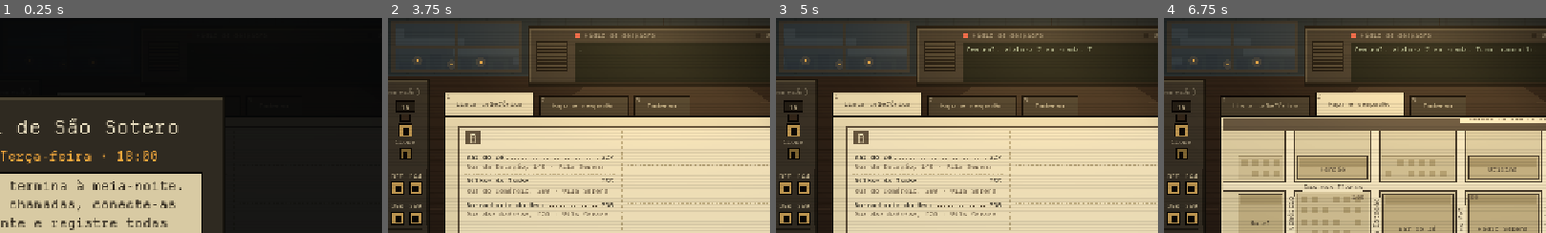
Above: before the commit, frames 1-4 (left to right).
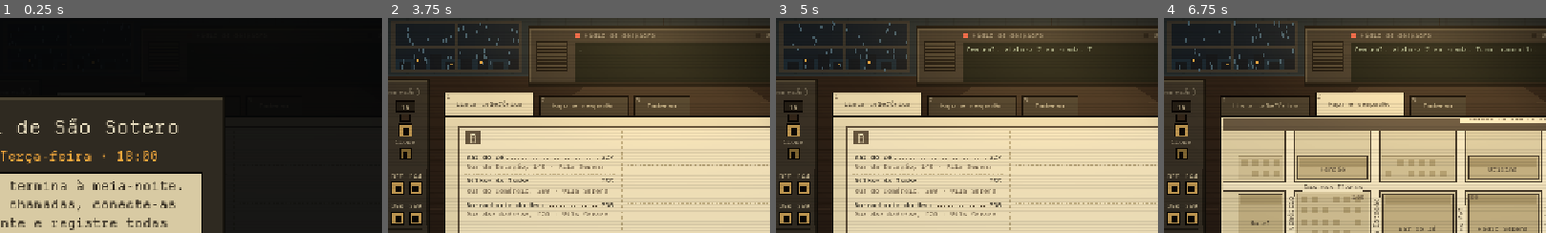
Above: after the commit, the same moments.

Repository: MendelDdS/Project-Switchboard
Game: Godot game, scene res://scenes/main.tscn
Same seed, same stepped clock (60 frames per second), same inputs: the game is played once before the commit and once after it.
Inputs (mouse positions are % of the whole screen's width and height, from its top left):
- Up to frame 1 (0.25 s): no input
- Up to frame 2 (3.75 s): click "Lista telefônica" at 0.5 s; click "Mapa e despacho" at 1.25 s; click "Virar ▶" at 2 s; click "Caderno" at 2.75 s; click "Começar turno" at 3.5 s
- Up to frame 3 (5 s): tap Enter at 4.25 s; drag from (25, 37) to (60, 28) at 4.27 s
- Up to frame 4 (6.75 s): drag from (74, 58) to (45, 70) at 5.02 s; move the mouse to (60, 28) at 5.77 s; hold X (hang_up) 5.78-6.5 s; tap 2 (tab_dispatch) at 5.85 s; click "Abrir ficha" at 6.5 s
The pictures show only the part of the screen within x 42-92%, y 0-50%; the shares and areas given below are measured in that part.

The runs differ from the first frame. In frame 2, 2.9% of the frame differs, in the area x 2-35%, y 2-24%; in frame 3, 2.9%; in frame 4, 3.0%, in the area x 2-35%, y 1-25%.

Commit message:
fix(#0000): make some improvements

Diff:
--- a/scripts/sfx.gd
+++ b/scripts/sfx.gd
@@ -64,6 +64,7 @@
 const VMAP := {"a": "a", "á": "a", "à": "a", "â": "a", "ã": "a", "e": "e", "é": "e", "ê": "e", "i": "i", "í": "i", "o": "o", "ó": "o", "ô": "o", "õ": "o", "u": "u", "ú": "u"}
 
 var streams: Dictionary = {}
+var vol := VOL.duplicate()   ## o volume em uso; a mesa de som do debug mexe nele (o `VOL` é o padrão)
 var pool: Array[AudioStreamPlayer] = []
 var pool_2d: Array[AudioStreamPlayer2D] = []   # para `play_at` (som que vem de um lugar da tela)
 var rain: AudioStreamPlayer
@@ -157,7 +158,7 @@
 	if id in VARIED:
 		db += randf_range(-VARY_DB, VARY_DB)
 		pitch *= 1.0 + randf_range(-VARY_PITCH, VARY_PITCH)
-	p.volume_db = VOL.get(id, -10.0) + db
+	p.volume_db = vol.get(id, -10.0) + db
 	p.pitch_scale = pitch
 	p.play()
 
@@ -227,7 +228,7 @@
 		rub_hi.play(randf() * rub_hi.stream.get_length())
 	var smooth := 1.0 - _rub_mood.y   # parte recolhendo
 	var soft := _rub_mood.z * lerpf(1.0, RUB_FONE["fast"], level)
-	rub.volume_db = VOL["rub"] + linear_to_db(level)
+	rub.volume_db = vol["rub"] + linear_to_db(level)
 	rub_hi.volume_db = rub.volume_db + _rub_hi_db(_rub_v) + RUB_IN["hi_db"] * smooth + RUB_FONE["hi_db"] * soft
 	rub.pitch_scale = lerpf(RUB_PITCH.x, RUB_PITCH.y, level) * _blend("pitch", smooth, soft)
 	rub_hi.pitch_scale = rub.pitch_scale
@@ -713,18 +714,19 @@
 	_begin(1.35)
 	var pins := PackedFloat32Array()
 	pins.resize(_w.size())
-	for line in 6:
-		var a := int(line * 0.22 * RATE)
-		for i in int(0.16 * RATE):   # as agulhas batendo: pulsos rápidos e irregulares
-			var ts := float(i) / RATE
-			if fmod(ts * 1150.0, 1.0) < 0.2 and randf() < 0.75:
-				pins[a + i] = randf_range(-1.0, 1.0)
-		_tone(line * 0.22, 95.0, 0.16, "saw", 0.08, 0.02)   # o motor da cabeça
-		_noise(line * 0.22 + 0.17, 0.03, "lp", 900.0, 0.7, 0.5)   # avanço de linha
-		_tone(line * 0.22 + 0.17, 75.0, 0.04, "sine", 0.5)
+	for i in int(1.25 * RATE):   # as agulhas batendo sem parar: pulsos rápidos e irregulares
+		var ts := float(i) / RATE
+		if fmod(ts * 1150.0, 1.0) < 0.2 and randf() < 0.75:
+			pins[i] = randf_range(-1.0, 1.0) * minf(ts / 0.03, 1.0) * minf((1.25 - ts) / 0.08, 1.0)
 	pins = _biquad(pins, "bp", 2400.0, 0.6)
+	var body := PackedFloat32Array()   # o motor da cabeça e o papel correndo pelo rolo, contínuos
+	body.resize(_w.size())
+	for i in int(1.25 * RATE):
+		var ts := float(i) / RATE
+		body[i] = (_wave("saw", 95.0 * ts) * 0.08 + randf_range(-1.0, 1.0) * 0.12) * minf(ts / 0.05, 1.0) * minf((1.25 - ts) / 0.08, 1.0)
+	body = _biquad(body, "lp", 900.0, 0.7)
 	for i in pins.size():
-		_w[i] += pins[i] * 0.9
+		_w[i] += pins[i] * 0.9 + body[i]
 	_end("printer")
 	_begin(0.12)
 	_noise(0, 0.012, "hp", 2500.0, 0.7, 1.0); _tone(0, 150.0, 0.07, "sine", 0.8); _tone(0.002, 2600.0, 0.01, "square", 0.15)
--- a/scripts/ui/debug_panel.gd
+++ b/scripts/ui/debug_panel.gd
@@ -4,8 +4,12 @@
 ## se apaga): toca ligações na hora, mexe na barra de agravamento, no relógio, nas viaturas e no caderno. Cada seção
 ## tem um "Limpar" que desfaz o que ela mexe, e "Restaurar tudo" faz todos (o relógio fica onde está).
 ## Limpar não gera advertência nem retorno. Ferramenta de desenvolvimento: textos fixos em português, sem tradução.
+## A mesa de som toca cada som do `Sfx.VOL` e ajusta o volume dele na hora (`Sfx.vol`); "Copiar VOL" põe na área de
+## transferência a constante pronta para colar em `sfx.gd`.
 
 const SPEEDS := [1.0, 2.0, 4.0, 8.0]
+const MIX_DB := Vector2(-40.0, 0.0)   ## faixa do controle de volume da mesa de som
+const LOOP_PREVIEW := 1.5             ## segundos que um som em loop (o atrito do fio) toca na mesa de som
 const KIND_NAMES := ["transferência", "emergência", "trote", "informação", "desconhecida"]   # PhoneCall.Kind
 
 var C: GameContent = GameData.CONTENT
@@ -15,6 +19,7 @@
 var _emergency: OptionButton
 var _emergencies: Array[EmergencyCall] = []   ## na ordem do seletor: as escritas e depois os moldes
 var _freeze: CheckButton
+var _mix := {}   ## id do som -> [controle, rótulo do volume]
 
 @onready var main: Main = get_parent()
 @onready var _box: VBoxContainer = %Box
@@ -59,6 +64,10 @@
 	_section("Viaturas e caderno", _clear_units_notebook)
 	_row([["Viaturas livres", func(): main.dispatch.reset()], ["Registrar pendências", _register_all]])
 	_row([["Limpar advertências", func(): main.report.faults.clear()], ["Apagar progresso", Progress.clear]])
+	_section("Mesa de som", _reset_mix)
+	_row([["Copiar VOL", _copy_mix]])
+	for id: String in Sfx.VOL:
+		_mixer(id)
 
 
 ## Recomeça o jogo na noite `n` (setores, ritmo e roteiro dela), sem ler nem gravar o progresso salvo (como
@@ -205,6 +214,62 @@
 	return ", ".join(us.map(func(u): return T.text(Dispatch.UNIT_NAMES[u]).to_lower())) if not us.is_empty() else "—"
 
 
+# ---------------------------------------------------------------- mesa de som
+
+## Uma linha: botão que toca o som, controle de volume e o valor (âmbar quando difere do padrão).
+func _mixer(id: String) -> void:
+	_row([["▶ " + id, _preview.bind(id)]])
+	var row: HBoxContainer = _box.get_child(-1)
+	var s := HSlider.new()
+	s.min_value = MIX_DB.x
+	s.max_value = MIX_DB.y
+	s.step = 1.0
+	s.value = Sfx.vol[id]
+	s.focus_mode = Control.FOCUS_NONE
+	s.custom_minimum_size.x = 110.0
+	s.size_flags_vertical = Control.SIZE_SHRINK_CENTER
+	row.add_child(s)
+	var l := Label.new()
+	l.auto_translate_mode = Node.AUTO_TRANSLATE_MODE_DISABLED
+	l.add_theme_font_size_override("font_size", 11)
+	l.custom_minimum_size.x = 33.0
+	l.horizontal_alignment = HORIZONTAL_ALIGNMENT_RIGHT
+	row.add_child(l)
+	_mix[id] = [s, l]
+	s.value_changed.connect(func(db: float):
+		Sfx.vol[id] = db
+		_show_db(id))
+	s.drag_ended.connect(func(_changed: bool): _preview(id))
+	_show_db(id)
+
+
+func _show_db(id: String) -> void:
+	var l: Label = _mix[id][1]
+	l.text = "%d" % Sfx.vol[id]
+	l.theme_type_variation = &"AmberLabel" if Sfx.vol[id] != Sfx.VOL[id] else &""
+
+
+## Toca o som como o jogo toca; um loop para sozinho depois de `LOOP_PREVIEW`.
+func _preview(id: String) -> void:
+	var p := Sfx.play(id)
+	if p != null and p.stream is AudioStreamWAV and p.stream.loop_mode != AudioStreamWAV.LOOP_DISABLED:
+		get_tree().create_timer(LOOP_PREVIEW, false).timeout.connect(func(): if p.stream == Sfx.streams[id]: p.stop())
+
+
+func _reset_mix() -> void:
+	for id in _mix:
+		(_mix[id][0] as HSlider).value = Sfx.VOL[id]
+
+
+## A constante `VOL` com os volumes atuais, pronta para colar em `sfx.gd`.
+func _copy_mix() -> void:
+	var items := PackedStringArray()
+	for id: String in Sfx.vol:
+		items.append('"%s": %.1f' % [id, Sfx.vol[id]])
+	DisplayServer.clipboard_set("const VOL := {\n\t" + ", ".join(items) + ",\n}")
+	main.warn("Debug: VOL copiado.")
+
+
 ## Título da seção e, à direita, o botão que desfaz o que ela mexe.
 func _section(title: String, clear: Callable) -> void:
 	_row([["Limpar", clear]])
--- a/scripts/ui/dispatch.gd
+++ b/scripts/ui/dispatch.gd
@@ -183,7 +183,7 @@
 func _refresh() -> void:
 	if not is_node_ready():
 		return
-	card.queue_redraw()
+	card.refresh()
 	var busy := UNIT_IDS.filter(func(u): return _units[u] != Unit.AVAILABLE)
 	_report.text = "  ·  ".join(PackedStringArray(busy.map(func(u): return "%s: %s" % [T.text(UNIT_NAMES[u]), T.text(UNIT_STATUS[_units[u]])])))
 	if %Fleet.visible != not busy.is_empty():
--- a/scripts/ui/punch_card.gd
+++ b/scripts/ui/punch_card.gd
@@ -30,8 +30,7 @@
 const DRAG_START := 5.0     # px que o mouse anda com o botão apertado até virar arraste (antes disso, é clique)
 const NEAR_SLOT := 24.0     # solto com a borda de baixo até esta distância da fenda (e por cima dela), entra
 const TYPE_SEC := 0.9       # datilografando o local
-const PRINT_SEC := 1.3      # o cartão saindo da impressora...
-const PRINT_STEPS := 12     # ...aos solavancos, uma linha de cada vez
+const PRINT_SEC := 1.3      # o cartão saindo da impressora, sem parar
 const LOWER_SEC := 0.45     # o transmissor e a trituradora subindo ou descendo
 const PRINTER_SEC := 0.45   # a impressora descendo ou subindo
 const FEED_SEC := 0.8       # o transmissor puxando o cartão...
@@ -142,7 +141,14 @@
 	_t = 0.0
 	if s == State.PRINTING:
 		_pos = _rest() - Vector2(0, _card_h)   # ainda todo dentro da impressora
+	refresh()
+
+
+## Redesenha máquinas e cartão. Parado, nada se redesenha sozinho: quem muda o que eles mostram (furos, viaturas)
+## chama isto.
+func refresh() -> void:
 	queue_redraw()
+	_sheet.queue_redraw()
 
 
 # ------------------------------------------------------------------ lugar das coisas
@@ -251,7 +257,7 @@
 				Sfx.play("printer")
 		State.PRINTING:
 			var k := minf(_t / PRINT_SEC, 1.0)
-			_pos = _rest() - Vector2(0, _card_h * (1.0 - floorf(k * PRINT_STEPS) / PRINT_STEPS))
+			_pos = _rest() - Vector2(0, _card_h * (1.0 - k))
 			if k >= 1.0:
 				_go(State.READY)
 		State.FEEDING:
@@ -272,11 +278,14 @@
 	if _closing and _up == 0.0 and _down == 0.0:
 		_closing = false
 		closed.emit()
-	for ch in _chads:
-		ch[1] += delta
-	_chads = _chads.filter(func(ch): return ch[1] < CHAD_SEC)
+	if not _chads.is_empty():
+		for ch in _chads:
+			ch[1] += delta
+		_chads = _chads.filter(func(ch): return ch[1] < CHAD_SEC)
+		_sheet.queue_redraw()
 	_place_sheet()
-	if state != State.IDLE or _up > 0.0 or was != Vector2(_up, _down):
+	# só o que anima: luzes piscando, impressora, cartão entrando e máquinas subindo ou descendo
+	if state in [State.TYPING, State.PRINTING, State.FEEDING] or _refused >= 0.0 or was != Vector2(_up, _down):
 		queue_redraw()
 
 
@@ -292,17 +301,18 @@
 	_window.size = win.size
 	_sheet.visible = state not in [State.IDLE, State.TYPING]
 	_sheet.position = _pos - win.position
-	_sheet.queue_redraw()
 
 
 func _notification(what: int) -> void:
 	if what == NOTIFICATION_MOUSE_EXIT:
 		_hover = []
-	elif what == NOTIFICATION_RESIZED and state in [State.READY, State.DRAGGING]:
-		_pos = _clamp(_pos)
+	elif what == NOTIFICATION_RESIZED:
+		if state in [State.READY, State.DRAGGING]:
+			_pos = _clamp(_pos)
+		queue_redraw()   # as máquinas ficam presas às bordas
 	elif what == NOTIFICATION_TRANSLATION_CHANGED and is_node_ready() and not _cells.is_empty():
 		_layout()   # o protocolo muda de tamanho com o idioma
-		queue_redraw()
+		refresh()
 
 
 # ------------------------------------------------------------------ mouse
Not shown, changed: CLAUDE.md
